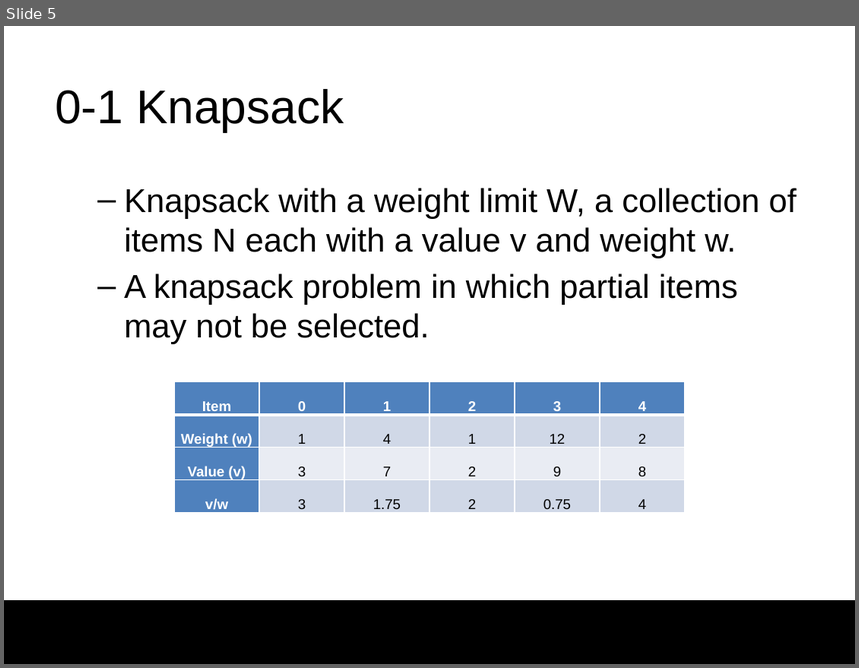
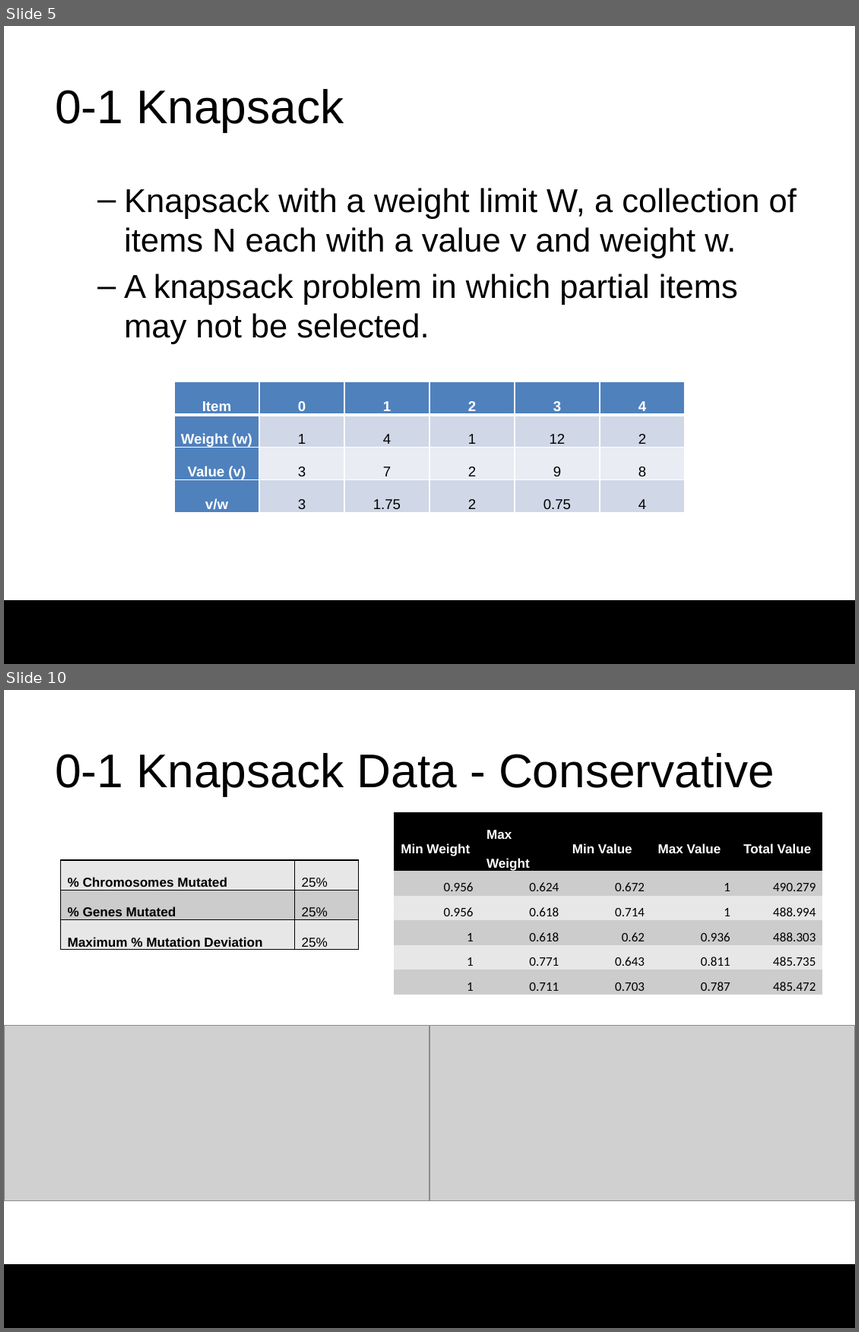
Before and after one commit to darrare/MS-Thesis, a slide deck: Documentation/Presentation.pptx. Shown one above the other, each under a label of ours: slide 5 before the commit, slides 5 and 10 after it; the slides between them are not shown. The pictures are 859x668 and 859x1332 pixels, drawn with LibreOffice and Linux fonts; fonts in the diff are those of the drawing; grey boxes stand for pictures; background and template pictures are left out. Boxes give left, top, right and bottom in pixels: in the first picture for what was removed or moved away, otherwise in the second. Text is boxed around its words. In the diff, an @@ line names an element or a change of style, - is before the commit and + after.

```diff
--- a/Documentation/Presentation.pptx
+++ b/Documentation/Presentation.pptx
@@ slide 10 added at bbox=[4, 690, 855, 1328], background #FFFFFF; not listed: 1 template element that a slide beside it also shows @@
@@ title added at bbox=[55, 753, 775, 796], 40 pt, text #000000 @@
+0-1 Knapsack Data - Conservative
@@ table added at bbox=[394, 812, 824, 994], 6 rows, 5 columns @@
+Min Weight | Max Weight | Min Value | Max Value | Total Value
+0.956 | 0.624 | 0.672 | 1 | 490.279
+0.956 | 0.618 | 0.714 | 1 | 488.994
+1 | 0.618 | 0.62 | 0.936 | 488.303
+1 | 0.771 | 0.643 | 0.811 | 485.735
+1 | 0.711 | 0.703 | 0.787 | 485.472
@@ table added at bbox=[61, 860, 359, 957], 3 rows, 2 columns @@
+% Chromosomes Mutated | 25%
+% Genes Mutated | 25%
+Maximum % Mutation Deviation | 25%
@@ picture added at bbox=[4, 1025, 430, 1201] @@
@@ picture added at bbox=[430, 1025, 855, 1201] @@
```
Also in this commit, not shown: 2 slides changed, 10 other slides added.
